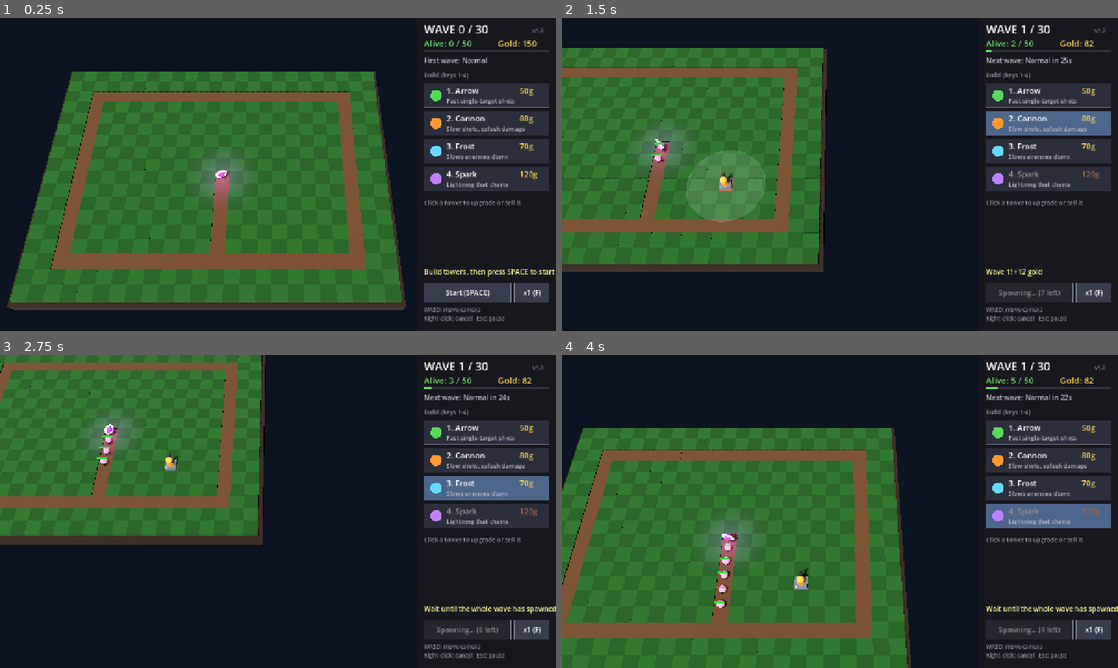
Above: before the commit, frames 1-4 (two rows, left to right).
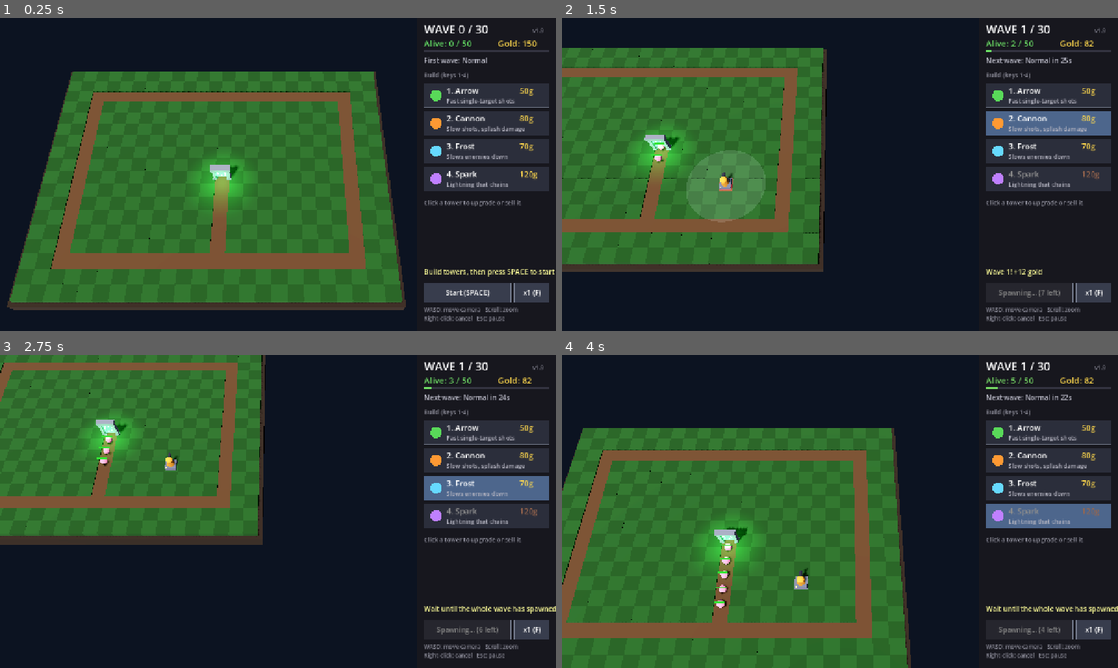
Above: after the commit, the same moments.

Repository: gettic/Gettics-first-TD
Game: Godot game, scene res://main.tscn
The game is run twice, just before and just after one commit, with the same random seed, the same clock (stepped at 60 frames per second) and the same inputs.
Inputs (mouse positions are in pixels of both pictures, inside the frame that each line leads up to):
- Up to frame 1 (0.25 s): no input
- Up to frame 2 (1.5 s): tap Enter at 0.5 s; move the mouse to (962, 158) at 0.52 s; hold D 0.53-1.28 s; tap 1 at 0.6 s; click (962, 158) at 0.67 s; tap Space at 0.77 s; move the mouse to (728, 190) at 1.27 s; hold S from 1.28 s (still down); tap 2 at 1.35 s; click (728, 190) at 1.42 s
- Up to frame 3 (2.75 s): tap Space at 1.52 s; move the mouse to (333, 442) at 2.02 s; release S at 2.03 s; hold D from 2.03 s (still down); tap 3 at 2.1 s; click (333, 442) at 2.17 s
- Up to frame 4 (4 s): move the mouse to (812, 574) at 2.77 s; release D at 2.78 s; hold W 2.78-3.53 s; tap 4 at 2.85 s; click (812, 574) at 2.92 s; tap Space at 3.02, 3.77 s; move the mouse to (1006, 558) at 3.52 s; hold A from 3.53 s (still down); tap U at 3.6 s; click (1006, 558) at 3.67 s

The runs differ from the first frame. In frame 1, 1.2% of the frame differs, in the area x 35-98%, y 4-94%; in frame 2, 1.1%; in frame 3, 0.9%; in frame 4, 1.3%, in the area x 1-98%, y 4-99%.

Commit message:
Add portal gate and scroll-wheel zoom
Monsters now come out of a stone gate with a glowing green portal
instead of the purple ring. The scroll wheel zooms the camera in and
out smoothly. Bump version to 1.9 and refresh README and screenshot.

Diff:
--- a/main.gd
+++ b/main.gd
@@ -13,6 +13,10 @@
 const PANEL_LEFT := 960
 const CAMERA_SPEED := 12.0  # tiles per second
 const CAMERA_LIMIT := Vector2(9.0, 7.0)  # how far the camera can move from its start
+const CAMERA_H_OFFSET := 4.4  # shifts the view so the map is centered left of the side panel
+const ZOOM_MIN := 0.35  # closest zoom (fraction of the starting distance)
+const ZOOM_MAX := 1.3   # furthest zoom
+const ZOOM_STEP := 0.1  # how much one scroll-wheel notch zooms
 const MAX_WAVE := 30
 const START_GOLD := 150
 const MAX_ALIVE := 50  # you lose when this many monsters are alive at once (a boss counts as 5)
@@ -159,6 +163,10 @@
 # 3D scene pieces
 var camera: Camera3D
 var camera_home: Vector3
+var camera_focus: Vector3       # the ground point the camera looks at when not moved
+var camera_pan := Vector2.ZERO  # how far WASD has moved the camera
+var zoom := 1.0
+var target_zoom := 1.0
 var hud: Node2D
 var portal: Node3D
 var range_disc: MeshInstance3D
@@ -482,9 +490,9 @@
 	camera.fov = 40.0
 	camera.position = Vector3(COLS / 2.0, 27.0, ROWS / 2.0 + 14.0)
 	add_child(camera)
-	camera.look_at(Vector3(COLS / 2.0, 0.0, ROWS / 2.0 + 0.3))
-	# Shift the view so the map is centered in the area left of the side panel
-	camera.h_offset = 4.4
+	camera_focus = Vector3(COLS / 2.0, 0.0, ROWS / 2.0 + 0.3)
+	camera.look_at(camera_focus)
+	camera.h_offset = CAMERA_H_OFFSET
 	camera_home = camera.position
 
 	# Ground: grass tiles, with the path sunk a little lower.
@@ -507,25 +515,52 @@
 	base.size = Vector3(COLS + 0.6, 1.0, ROWS + 0.6)
 	add_mesh(self, base, mat(Color(0.16, 0.12, 0.09)), Vector3(COLS / 2.0, -0.85, ROWS / 2.0))
 
-	# Portal at the end of the path
+	# Stone gate with a green portal where the monsters come out.
+	# It faces along the first stretch of path, so monsters walk straight out of it.
+	var gate := Node3D.new()
+	gate.position = to3d(path_points[0])
+	var out_dir: Vector2i = SPAWN_PATH[1] - SPAWN_PATH[0]
+	gate.rotation.y = atan2(out_dir.x, out_dir.y)
+	add_child(gate)
+	var stone := mat(Color(0.42, 0.42, 0.46))
+	var pillar := BoxMesh.new()
+	pillar.size = Vector3(0.22, 1.3, 0.3)
+	add_mesh(gate, pillar, stone, Vector3(-0.5, 0.57, 0))
+	add_mesh(gate, pillar, stone, Vector3(0.5, 0.57, 0))
+	var lintel := BoxMesh.new()
+	lintel.size = Vector3(1.34, 0.26, 0.38)
+	add_mesh(gate, lintel, stone, Vector3(0, 1.3, 0))
+	var cap := BoxMesh.new()
+	cap.size = Vector3(0.3, 0.1, 0.4)
+	add_mesh(gate, cap, stone, Vector3(-0.5, -0.03, 0))
+	add_mesh(gate, cap, stone, Vector3(0.5, -0.03, 0))
+
+	# The portal surface filling the arch, visible from both sides
+	var green := Color(0.25, 1.0, 0.4)
+	var surface := QuadMesh.new()
+	surface.size = Vector2(0.78, 1.12)
+	var surface_mat := mat(green, 1.6, 0.7)
+	surface_mat.cull_mode = BaseMaterial3D.CULL_DISABLED
+	add_mesh(gate, surface, surface_mat, Vector3(0, 0.6, 0)).cast_shadow = GeometryInstance3D.SHADOW_CASTING_SETTING_OFF
+
+	# Glowing sparks that swirl inside the portal
 	portal = Node3D.new()
-	portal.position = to3d(path_points[0])
-	add_child(portal)
-	var ring := TorusMesh.new()
-	ring.inner_radius = 0.28
-	ring.outer_radius = 0.42
-	var ring_node := add_mesh(portal, ring, mat(Color(0.75, 0.35, 1.0), 2.5), Vector3(0, 0.5, 0))
-	ring_node.rotation_degrees.x = 90
-	var core := SphereMesh.new()
-	core.radius = 0.22
-	core.height = 0.44
-	add_mesh(portal, core, mat(Color(0.35, 0.1, 0.55), 1.5), Vector3(0, 0.5, 0))
+	portal.position = Vector3(0, 0.6, 0.02)
+	gate.add_child(portal)
+	var spark := SphereMesh.new()
+	spark.radius = 0.05
+	spark.height = 0.1
+	var spark_mat := mat(Color(0.75, 1.0, 0.8), 3.0)
+	for i in 6:
+		var a := TAU * i / 6.0
+		add_mesh(portal, spark, spark_mat, Vector3(cos(a), sin(a), 0) * 0.28)
+
 	var portal_light := OmniLight3D.new()
-	portal_light.light_color = Color(0.7, 0.35, 1.0)
+	portal_light.light_color = green
 	portal_light.omni_range = 3.0
-	portal_light.light_energy = 1.5
-	portal_light.position = Vector3(0, 0.8, 0)
-	portal.add_child(portal_light)
+	portal_light.light_energy = 1.8
+	portal_light.position = Vector3(0, 0.7, 0.4)
+	gate.add_child(portal_light)
 
 	# Range circle and build preview
 	var disc := CylinderMesh.new()
@@ -627,7 +662,7 @@
 
 func update_visuals(delta: float) -> void:
 	time += delta
-	portal.rotation.y += delta * 1.5
+	portal.rotation.z += delta * 2.0
 	for e in enemies:
 		var r := e.radius / CELL
 		e.node.position = to3d(e.pos, -0.08 + r + absf(sin(time * 8.0 + e.bob)) * 0.06)
@@ -777,7 +812,8 @@
 	hud.queue_redraw()
 
 
-# Moves the camera with WASD (by key position, so it works on any keyboard layout).
+# Moves the camera with WASD (by key position, so it works on any keyboard layout)
+# and glides it toward the zoom level set with the scroll wheel.
 func update_camera(delta: float) -> void:
 	var dir := Vector2.ZERO
 	if Input.is_physical_key_pressed(KEY_W):
@@ -788,11 +824,19 @@
 		dir.x -= 1
 	if Input.is_physical_key_pressed(KEY_D):
 		dir.x += 1
-	if dir == Vector2.ZERO:
-		return
-	var move := dir.normalized() * CAMERA_SPEED * delta
-	camera.position.x = clampf(camera.position.x + move.x, camera_home.x - CAMERA_LIMIT.x, camera_home.x + CAMERA_LIMIT.x)
-	camera.position.z = clampf(camera.position.z + move.y, camera_home.z - CAMERA_LIMIT.y, camera_home.z + CAMERA_LIMIT.y)
+	if dir != Vector2.ZERO:
+		# Move slower when zoomed in, so it doesn't feel too fast up close
+		camera_pan += dir.normalized() * CAMERA_SPEED * zoom * delta
+		camera_pan = camera_pan.clamp(-CAMERA_LIMIT, CAMERA_LIMIT)
+	zoom = lerpf(zoom, target_zoom, 1.0 - exp(-12.0 * delta))
+	# Zooming slides the camera along the line it looks down, so the angle stays the same
+	var pan := Vector3(camera_pan.x, 0.0, camera_pan.y)
+	camera.position = camera_focus + pan + (camera_home - camera_focus) * zoom
+	camera.h_offset = CAMERA_H_OFFSET * zoom
+
+
+func zoom_camera(steps: float) -> void:
+	target_zoom = clampf(target_zoom + steps * ZOOM_STEP, ZOOM_MIN, ZOOM_MAX)
 
 
 func alive_count() -> int:
@@ -1002,6 +1046,10 @@
 			selected = null
 		elif event.button_index == MOUSE_BUTTON_LEFT:
 			on_click(get_viewport().get_mouse_position())
+		elif event.button_index == MOUSE_BUTTON_WHEEL_UP and not mouse_over_panel():
+			zoom_camera(-1.0)
+		elif event.button_index == MOUSE_BUTTON_WHEEL_DOWN and not mouse_over_panel():
+			zoom_camera(1.0)
 	elif event is InputEventKey and event.pressed and not event.echo:
 		match event.keycode:
 			KEY_1, KEY_2, KEY_3, KEY_4:
@@ -1271,7 +1319,7 @@
 		wave_label = "No more waves"
 	button(WAVE_RECT, wave_label, wave < MAX_WAVE and state == "playing" and spawn_queue.is_empty())
 	button(SPEED_RECT, "x%d (F)" % game_speed, true, game_speed > 1)
-	text(Vector2(PANEL_X, 676), "WASD: move camera", 13, Color(0.55, 0.55, 0.6))
+	text(Vector2(PANEL_X, 676), "WASD: move camera   Scroll: zoom", 13, Color(0.55, 0.55, 0.6))
 	text(Vector2(PANEL_X, 696), "Right-click: cancel   Esc: pause", 13, Color(0.55, 0.55, 0.6))
 
 
--- a/project.godot
+++ b/project.godot
@@ -4,7 +4,7 @@
 [application]
 
 config/name="Spiral TD"
-config/version="1.8"
+config/version="1.9"
 run/main_scene="res://main.tscn"
 config/features=PackedStringArray("4.7")
 
Binary file changed: screenshot.png
